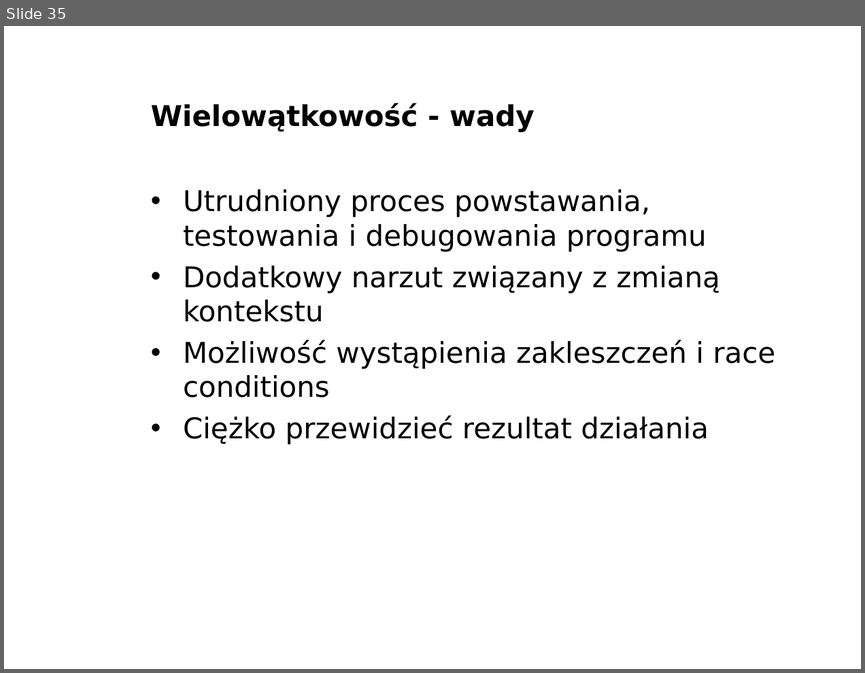
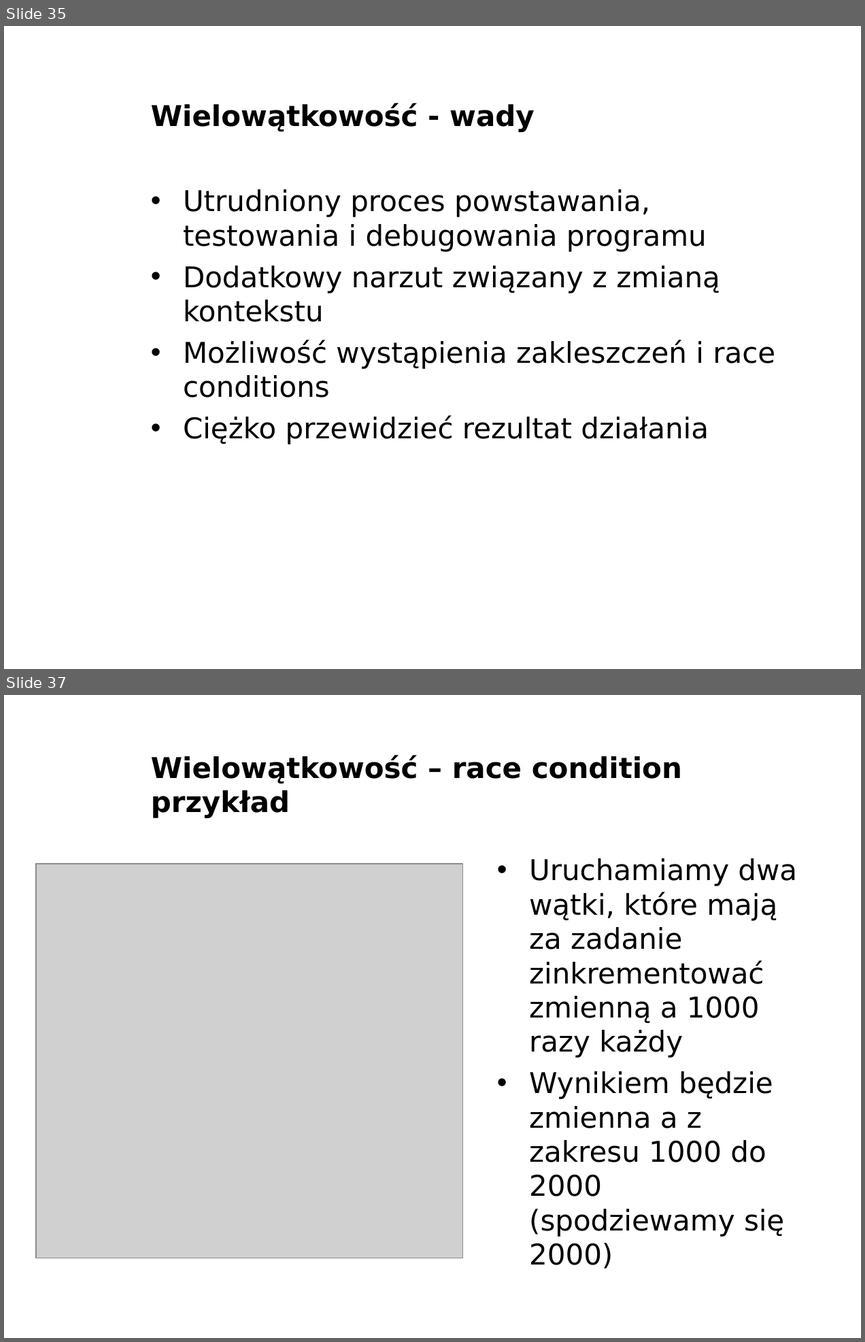
Before and after one commit to bercik/pn_prezentacja, a slide deck: robert/prezentacja.odp. Shown one above the other, each under a label of ours: slide 35 before the commit, slides 35 and 37 after it; the slides between them are not shown. The pictures are 865x673 and 865x1342 pixels, drawn with LibreOffice and Linux fonts; fonts in the diff are those of the drawing; grey boxes stand for pictures; background and template pictures are left out. Boxes give left, top, right and bottom in pixels: in the first picture for what was removed or moved away, otherwise in the second. Text is boxed around its words. In the diff, an @@ line names an element or a change of style, - is before the commit and + after.

Commit message:
race condition and deadlocks

```diff
--- a/robert/prezentacja.odp
+++ b/robert/prezentacja.odp
@@ slide 37 added at (4,695,861,1338), background picture (left out) @@
@@ title added at (151,755,682,818), 24 pt, text #000000, bold @@
+Wielowątkowość – race condition przykład
@@ picture added at (36,864,462,1258) @@
@@ text added at (529,858,797,1268), 24 pt, text #000000 @@
+• Uruchamiamy dwa wątki, które mają za zadanie zinkrementować zmienną a 1000 razy każdy
+• Wynikiem będzie zmienna a z zakresu 1000 do 2000 (spodziewamy się 2000)
@@ text added at (719,1314,861,1338), 11 pt, text #FFFFFF, bold @@
+www.agh.edu.pl
```
Also in this commit, not shown: 2 slides changed, 3 other slides added, 9 other files.
